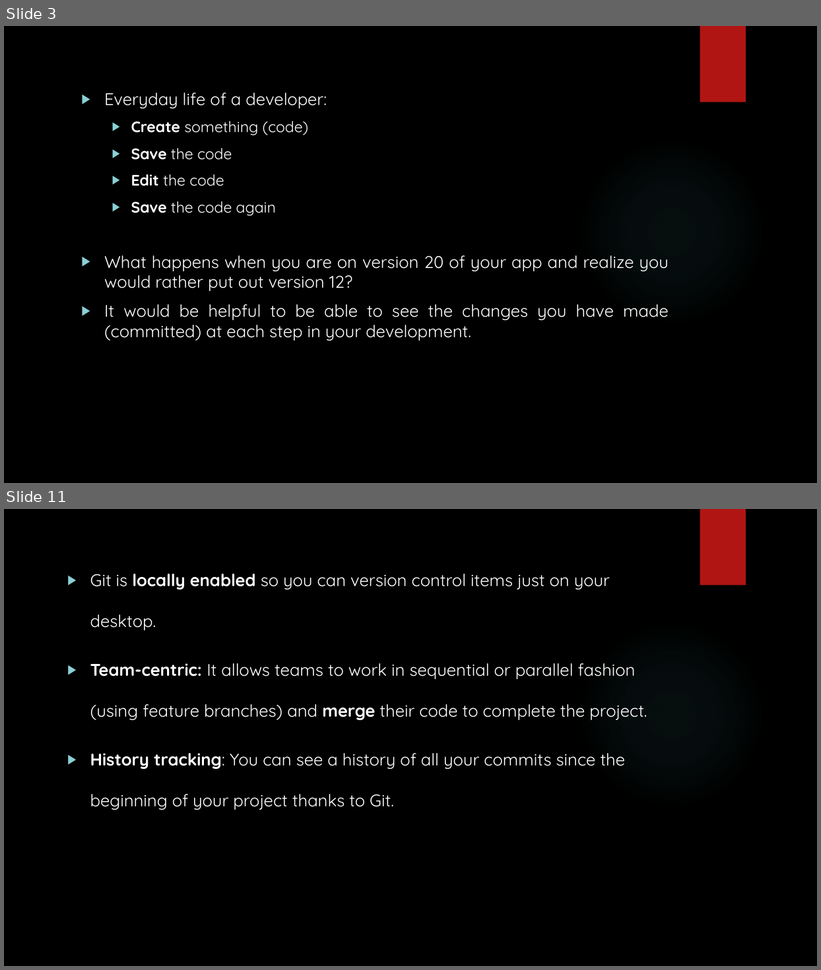
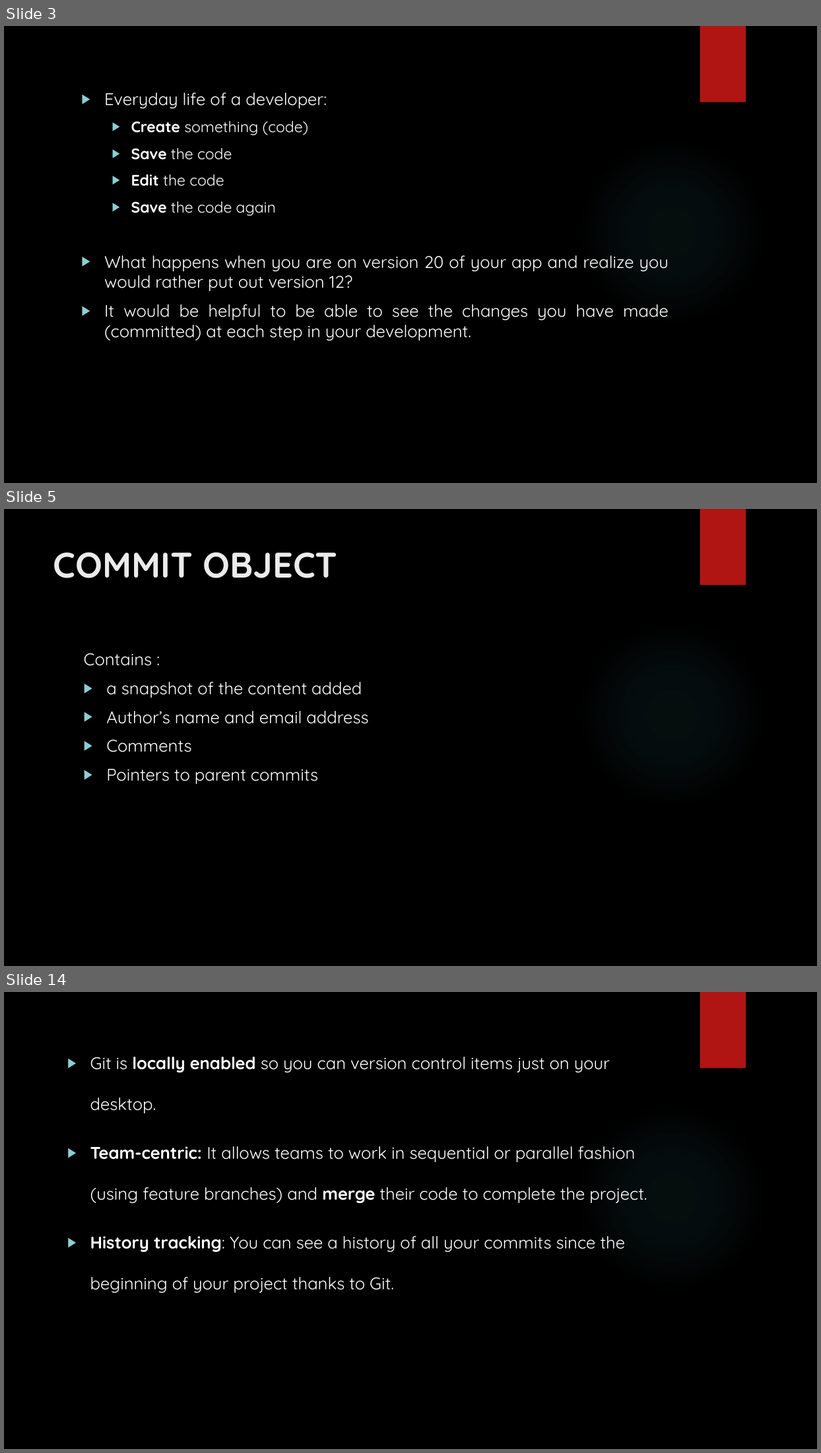
Before and after one commit to vmmunoz4/CS319-FinalProject, a slide deck: Git_Presentation.pptx. Shown one above the other, each under a label of ours: slides 3 and 11 before the commit, slides 3, 5 and 14 after it; the slides between them are not shown. The pictures are 821x970 and 821x1453 pixels, drawn with LibreOffice and Linux fonts; fonts in the diff are those of the drawing; background and template pictures are left out. Boxes give left, top, right and bottom in pixels: in the first picture for what was removed or moved away, otherwise in the second. Text is boxed around its words. In the diff, an @@ line names an element or a change of style, - is before the commit and + after.

```diff
--- a/Git_Presentation.pptx
+++ b/Git_Presentation.pptx
@@ slide 5 added at (x1=4, y1=509, x2=817, y2=966), background picture (left out); not listed: 2 template elements that a slide beside it also shows @@
@@ title added at (x1=54, y1=552, x2=337, y2=578), 42 pt, text #EBEBEB, bold @@
+COMMIT OBJECT
@@ text added at (x1=84, y1=653, x2=368, y2=784), 20 pt, text #FFFFFF @@
+Contains :
+▶ a snapshot of the content added
+▶ Author’s name and email address
+▶ Comments
+▶ Pointers to parent commits
@@ what was slide 11 is now slide 14 @@
```
Also in this commit, not shown: 9 slides changed, 2 other slides added, 2 other files.
